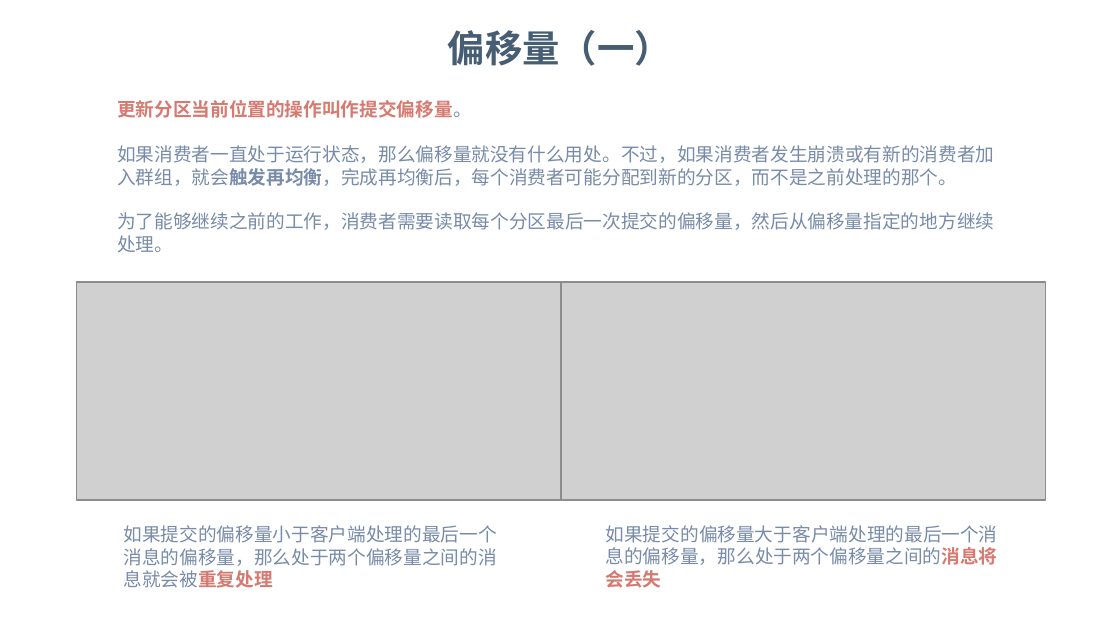
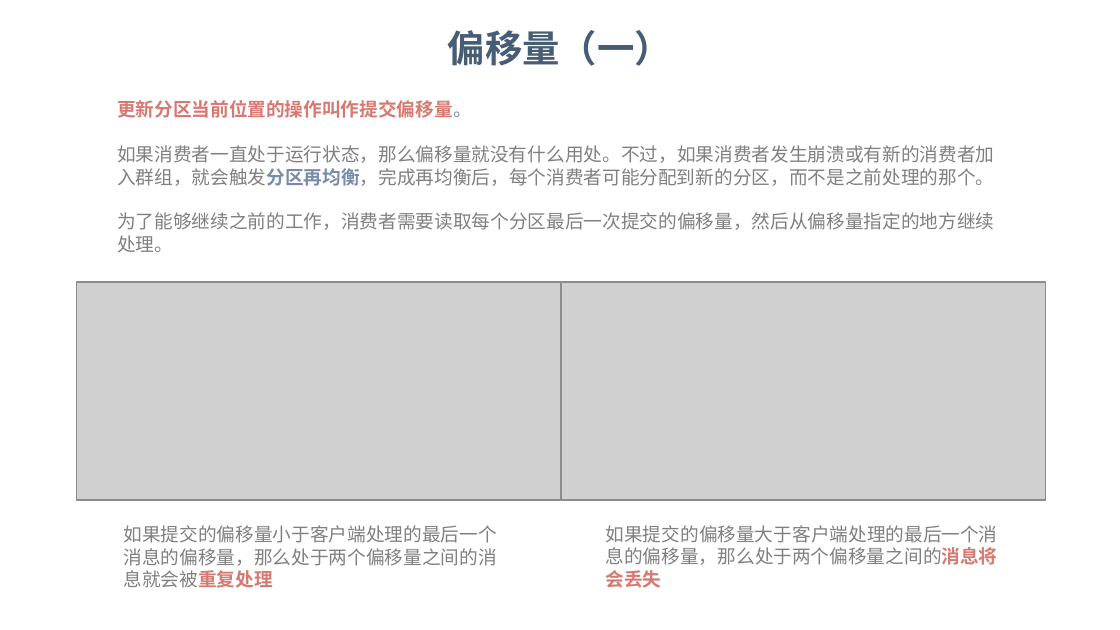
Before and after one commit to dunwu/bigdata-tutorial, a slide deck: slide 19 of assets/kafka/kafka.pptx (slide 18 before the commit). Drawn at 1120x630 pixels with LibreOffice and Linux fonts; fonts in the diff are those of the drawing; grey boxes stand for pictures; background and template pictures are left out. Boxes give left, top, right and bottom in pixels: in the first picture for what was removed or moved away, otherwise in the second. Text is boxed around its words. In the diff, an @@ line names an element or a change of style, - is before the commit and + after.

```diff
--- a/assets/kafka/kafka.pptx
+++ b/assets/kafka/kafka.pptx
@@ text at box(117, 145, 994, 186): text changed; text colour #788BA9 to #808080 @@
-如果消费者一直处于运行状态，那么偏移量就没有什么用处。不过，如果消费者发生崩溃或有新的消费者加入群组，就会触发再均衡，完成再均衡后，每个消费者可能分配到新的分区，而不是之前处理的那个。
+如果消费者一直处于运行状态，那么偏移量就没有什么用处。不过，如果消费者发生崩溃或有新的消费者加入群组，就会触发分区再均衡，完成再均衡后，每个消费者可能分配到新的分区，而不是之前处理的那个。
@@ text at box(117, 212, 994, 252): text colour #788BA9 to #808080 in "为了能够继续之前的工作，消费者需要读取每个分区最后一次提交的偏移量，然后从偏移量指定的地方继续处理。" @@
@@ text "如果提交的偏移量小于客户端处理的最后一个消息的偏移量，那么处于两个偏移量之间的消息就会被重复处理" at box(124, 525, 497, 588): text colour #788BA9 to #808080 @@
@@ text "如果提交的偏移量大于客户端处理的最后一个消息的偏移量，那么处于两个偏移量之间的消息将会丢失" at box(606, 525, 998, 588): text colour #788BA9 to #808080 in "如果提交的偏移量大于客户端处理的最后一个消息的偏移量，那么处于两个偏移量之间的消息将会丢失" @@
```
Also in this commit, not shown: 19 other slides changed, 2 slides added, 2 slides removed.
